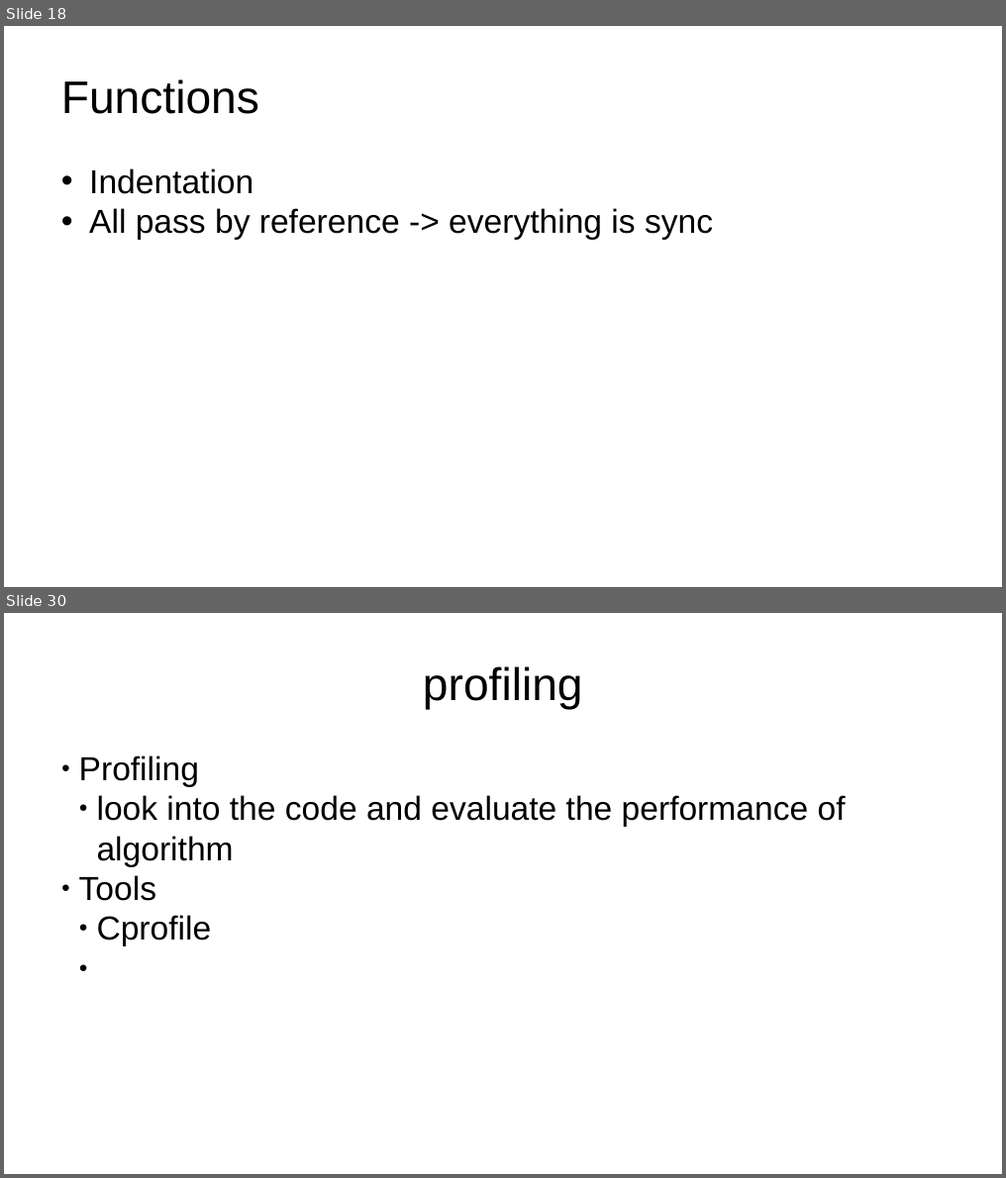
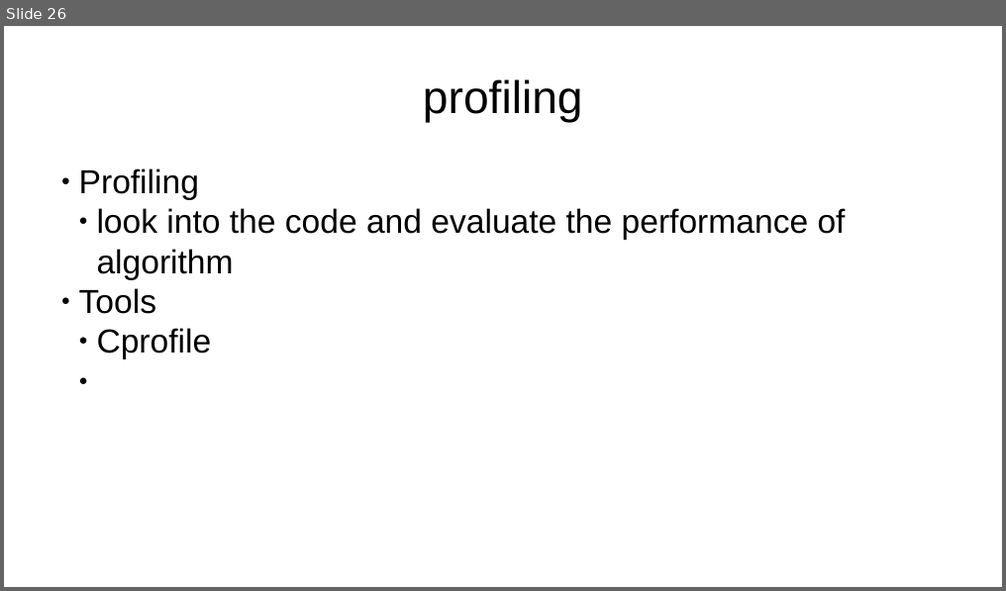
Before and after one commit to pswpswpsw/Mastering-Python-in-One-Hour, a slide deck: intro.pptx. Shown one above the other, each under a label of ours: slides 18 and 30 before the commit, slide 26 after it; the slides between them are not shown. The pictures are 1006x1178 and 1006x591 pixels, drawn with LibreOffice and Linux fonts; fonts in the diff are those of the drawing. Boxes give left, top, right and bottom in pixels: in the first picture for what was removed or moved away, otherwise in the second. Text is boxed around its words. In the diff, an @@ line names an element or a change of style, - is before the commit and + after.

```diff
--- a/intro.pptx
+++ b/intro.pptx
@@ slide 18 removed at bbox=[4, 26, 1002, 587], background #FFFFFF @@
@@ text removed at bbox=[61, 79, 259, 114] @@
-Functions
@@ text removed at bbox=[89, 169, 713, 240] @@
-• Indentation
-• All pass by reference -> everything is sync
@@ what was slide 30 is now slide 26 @@
```
Also in this commit, not shown: 7 slides changed, 19 slides added, 23 other slides removed, 17 other files.
